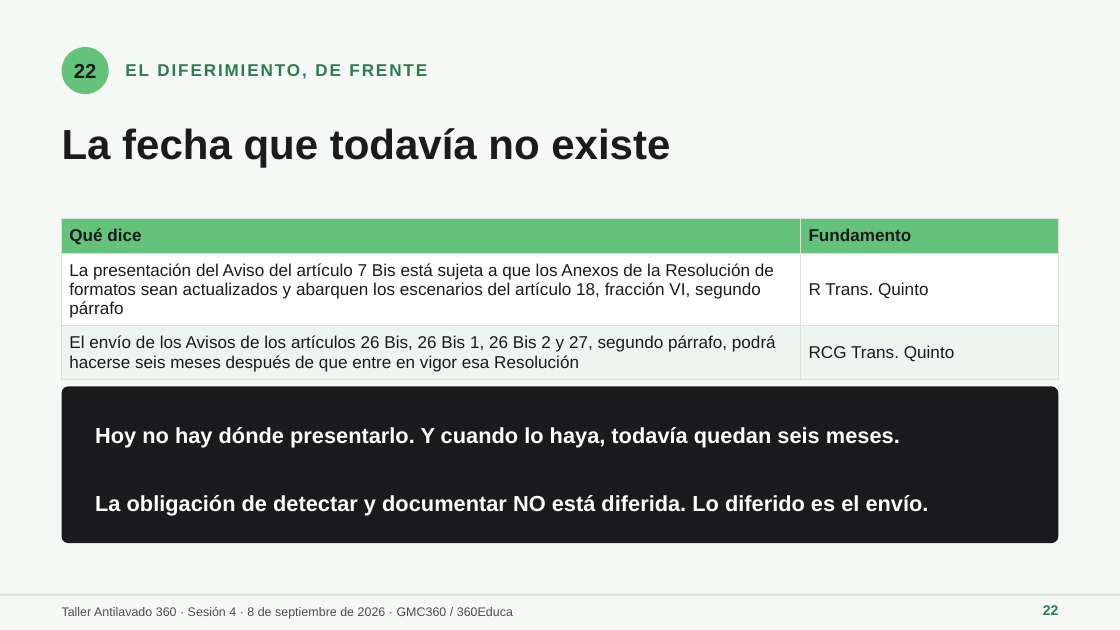
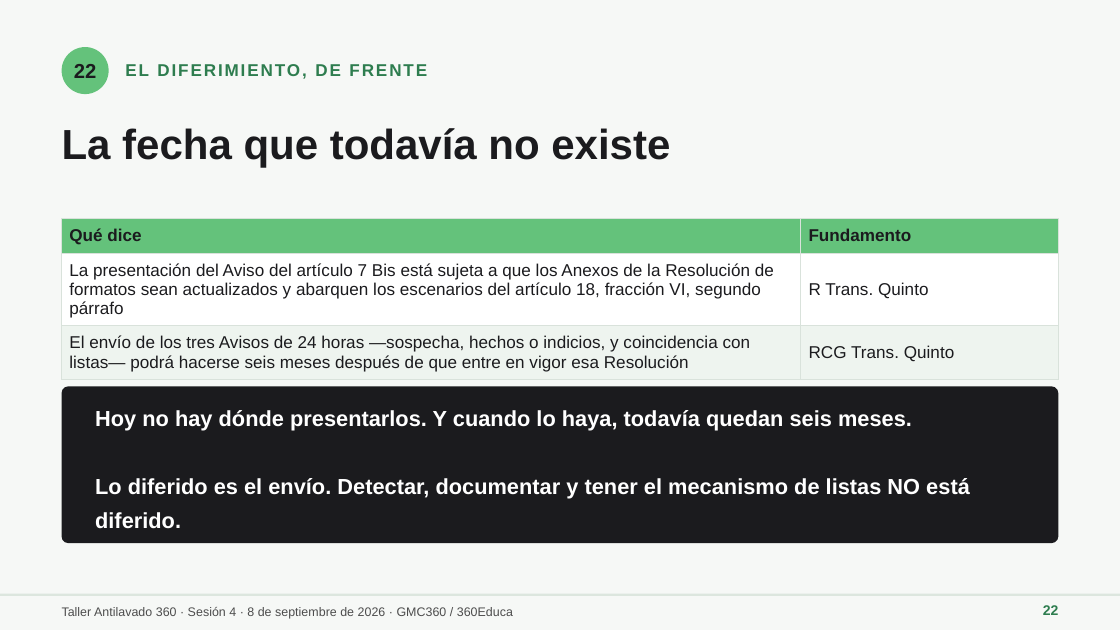
Before and after one commit to maribelvazquez/S01-TAV-IDENTIFICACION, a slide deck: slide 22 of s04/descargables/S04_ALU_01_Presentacion.pptx. Drawn at 1120x630 pixels with LibreOffice and Linux fonts; fonts in the diff are those of the drawing. Boxes give left, top, right and bottom in pixels: in the first picture for what was removed or moved away, otherwise in the second. Text is boxed around its words. In the diff, an @@ line names an element or a change of style, - is before the commit and + after.

```diff
--- a/s04/descargables/S04_ALU_01_Presentacion.pptx
+++ b/s04/descargables/S04_ALU_01_Presentacion.pptx
@@ table at <box>62,218,1058,376</box> @@
-row 3, column 1: El envío de los Avisos de los artículos 26 Bis, 26 Bis 1, 26 Bis 2 y 27, segundo párrafo, podrá hacerse seis meses después de que entre en vigor esa Resolución
+row 3, column 1: El envío de los tres Avisos de 24 horas —sospecha, hechos o indicios, y coincidencia con listas— podrá hacerse seis meses después de que entre en vigor esa Resolución
@@ text at <box>95,410,970,529</box>: text changed @@
-Hoy no hay dónde presentarlo. Y cuando lo haya, todavía quedan seis meses.
-La obligación de detectar y documentar NO está diferida. Lo diferido es el envío.
+Hoy no hay dónde presentarlos. Y cuando lo haya, todavía quedan seis meses.
+Lo diferido es el envío. Detectar, documentar y tener el mecanismo de listas NO está diferido.
```
Also in this commit, not shown: 17 other slides changed, 1 slide added, 8 other files.
